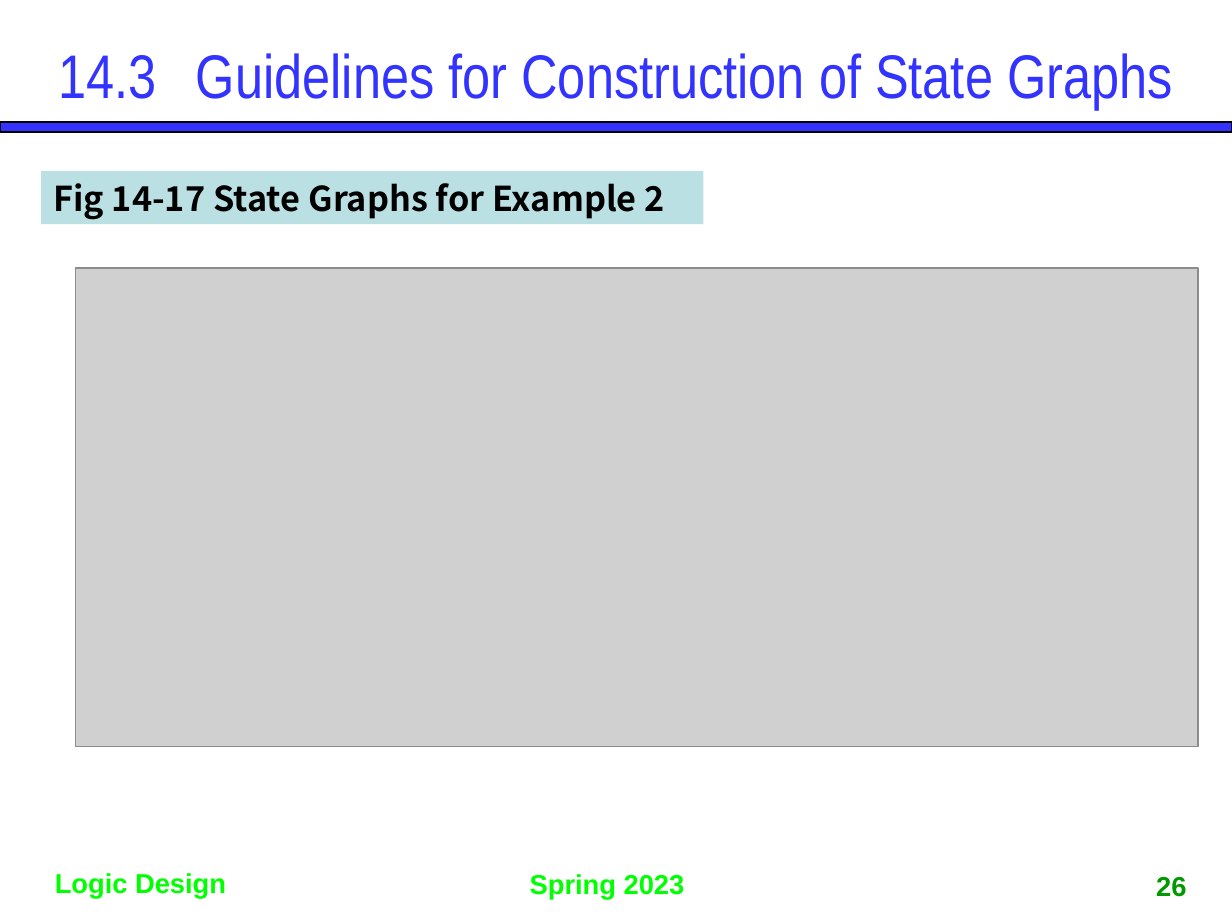
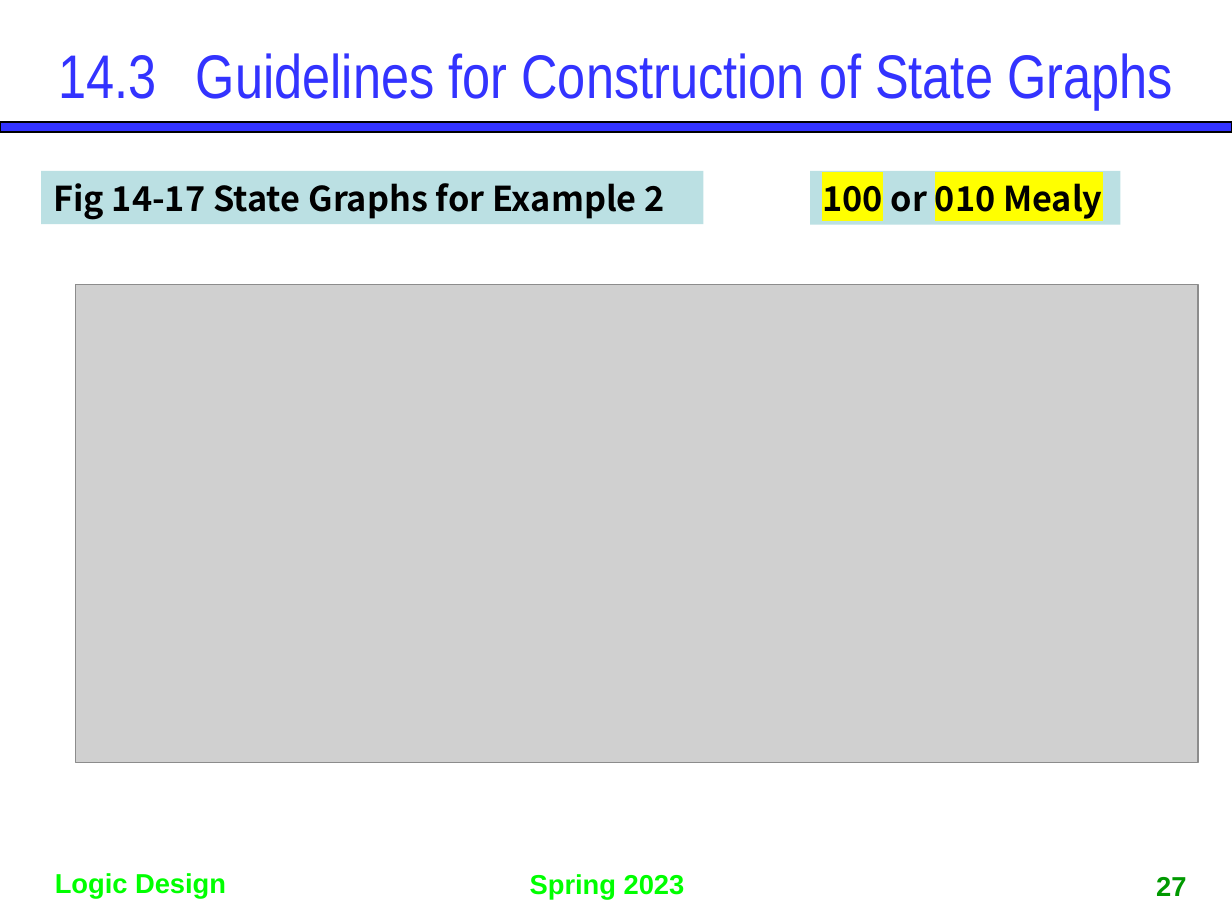
Before and after one commit to gdlee412/Logic-Circuits, a slide deck: slide 27 of 자료/Ch14. Derivation of State Graphs and Tables.pptx (slide 26 before the commit). Drawn at 1232x924 pixels with LibreOffice and Linux fonts; fonts in the diff are those of the drawing; grey boxes stand for pictures. Boxes give left, top, right and bottom in pixels: in the first picture for what was removed or moved away, otherwise in the second. Text is boxed around its words. In the diff, an @@ line names an element or a change of style, - is before the commit and + after.

```diff
--- a/자료/Ch14. Derivation of State Graphs and Tables.pptx
+++ b/자료/Ch14. Derivation of State Graphs and Tables.pptx
@@ rectangle added at bbox=[809, 171, 1120, 225], fill #BBE0E3, 20 pt, text #000000, bold @@
+100 or 010 Mealy
@@ picture: place and size @@
-picture at bbox=[76, 269, 1199, 747]
+picture at bbox=[76, 285, 1199, 763]
@@ page number at bbox=[1156, 877, 1186, 896]: text changed @@
-26
+27
```
Also in this commit, not shown: 11 other slides changed, 2 slides added, 1 other file.
